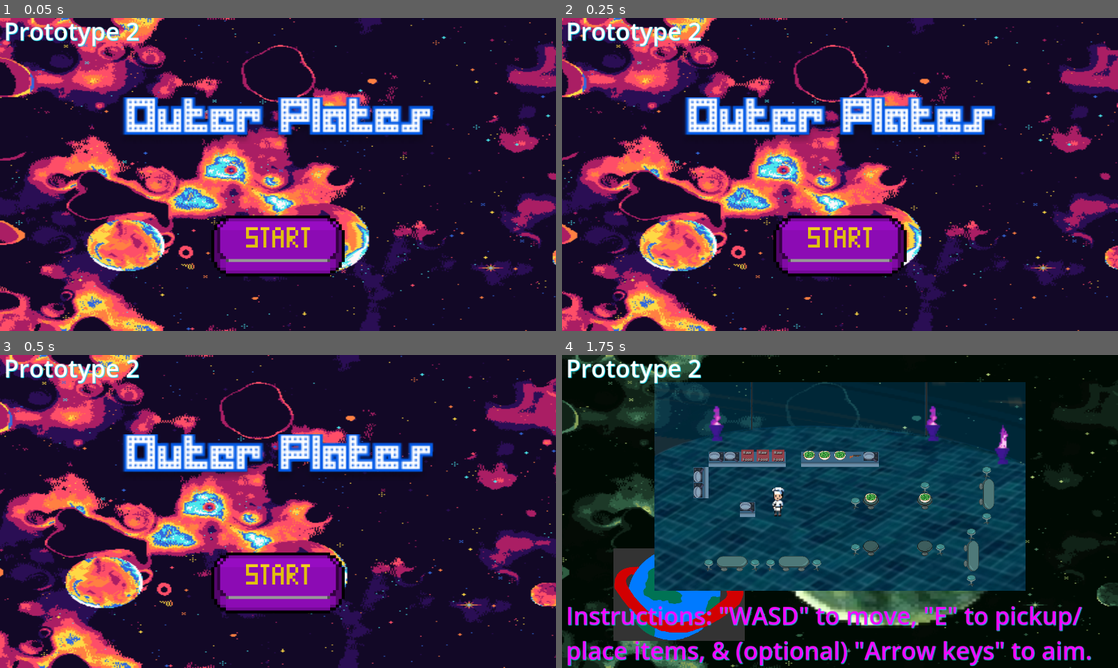
Above: before the commit, frames 1-4 (two rows, left to right).
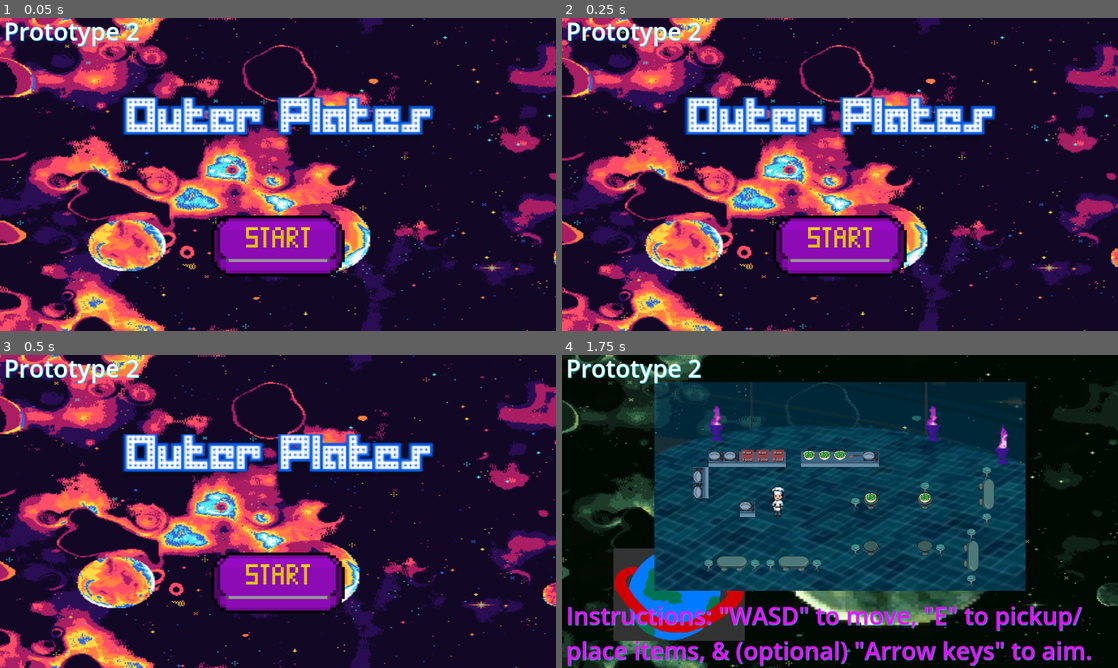
Above: after the commit, the same moments.

Repository: Alexander-Worley/Outer-Plates
Game: Godot game, scene res://Scenes/MainMenu/mainMenu.tscn
Same seed, same stepped clock (60 frames per second), same inputs: the game is played once before the commit and once after it.
Inputs (mouse positions are in pixels of both pictures, inside the frame that each line leads up to):
- Up to frame 1 (0.05 s): no input
- Up to frame 2 (0.25 s): no input
- Up to frame 3 (0.5 s): no input
- Up to frame 4 (1.75 s): click (840, 583) at 0.5 s; click "Main Restaurant" at 1.25 s

The runs differ from the first frame. In frame 1, 11% of the frame differs, in the area x 0-100%, y 0-100%; in frame 2, 23%; in frame 3, 28%; in frame 4, nothing differs.

Commit message:
Changed BG scripting to be built-in

Diff:
--- a/Scenes/MainMenu/BG/BGmainMenu.tscn
+++ b/Scenes/MainMenu/BG/BGmainMenu.tscn
@@ -6,7 +6,7 @@
 [sub_resource type="GDScript" id="GDScript_0evc1"]
 script/source = "extends ParallaxBackground
 
-const SCROLL_SPEED: int = 100
+const SCROLL_SPEED: int = 50
 
 func _process(delta):
 	scroll_offset.x -= SCROLL_SPEED * delta
--- a/Scenes/Restaurant/BG/BGrestaurant.gd
+++ /dev/null
@@ -1,6 +0,0 @@
-extends ParallaxBackground
-
-const SCROLL_SPEED: int = 100
-
-func _process(delta):
-	scroll_offset.x -= SCROLL_SPEED * delta
--- a/Scenes/Restaurant/BG/BGrestaurant.tscn
+++ b/Scenes/Restaurant/BG/BGrestaurant.tscn
@@ -1,11 +1,19 @@
 [gd_scene load_steps=4 format=3 uid="uid://b233dqvocmp88"]
 
-[ext_resource type="Script" path="res://Scenes/Restaurant/BG/BGrestaurant.gd" id="1_038iy"]
 [ext_resource type="Texture2D" uid="uid://b1rnxw3m74xsc" path="res://Assets/BGs/planet-1-background.png" id="2_q78bg"]
 [ext_resource type="Texture2D" uid="uid://d0002nqwlgbm1" path="res://Assets/BGs/TEMP Restaurant BG-2.jpg" id="3_53n3j"]
 
+[sub_resource type="GDScript" id="GDScript_rhv0g"]
+script/source = "extends ParallaxBackground
+
+const SCROLL_SPEED: int = 100
+
+func _process(delta):
+	scroll_offset.x -= SCROLL_SPEED * delta
+"
+
 [node name="BGrestaurant" type="ParallaxBackground"]
-script = ExtResource("1_038iy")
+script = SubResource("GDScript_rhv0g")
 
 [node name="ParallaxLayer" type="ParallaxLayer" parent="."]
 motion_mirroring = Vector2(1728, 2.08165e-12)
